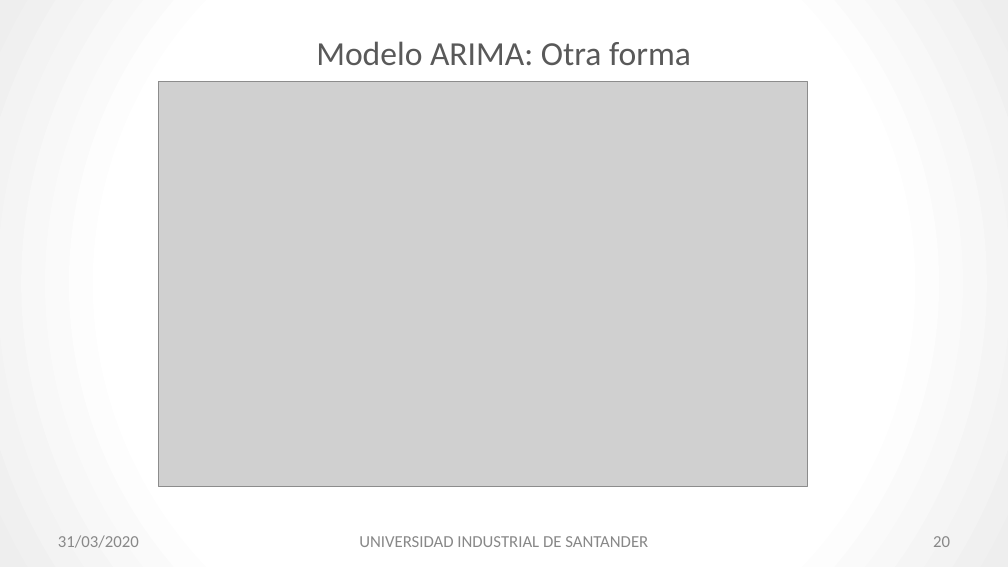
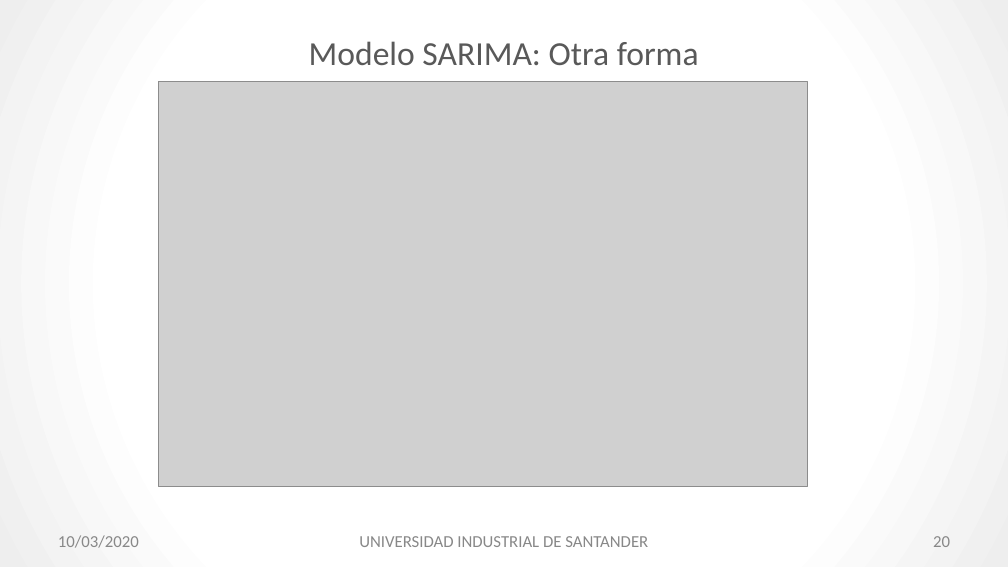
Before and after one commit to Jamf05/2019-2-simulacion-digital-proyecto, a slide deck: slide 20 of PREDICCIÓN DE ENTRADA DE EXTRANJEROS EN COLOMBIA POR MEDIO DE SERIES DE TIEMPO.pptx. Drawn at 1008x567 pixels with LibreOffice and Linux fonts; fonts in the diff are those of the drawing; grey boxes stand for pictures. Boxes give left, top, right and bottom in pixels: in the first picture for what was removed or moved away, otherwise in the second. Text is boxed around its words. In the diff, an @@ line names an element or a change of style, - is before the commit and + after.

```diff
--- a/PREDICCIÓN DE ENTRADA DE EXTRANJEROS EN COLOMBIA POR MEDIO DE SERIES DE TIEMPO.pptx
+++ b/PREDICCIÓN DE ENTRADA DE EXTRANJEROS EN COLOMBIA POR MEDIO DE SERIES DE TIEMPO.pptx
@@ title at (x1=309, y1=41, x2=699, y2=65): text changed @@
-Modelo ARIMA: Otra forma
+Modelo SARIMA: Otra forma
@@ text at (x1=58, y1=535, x2=139, y2=548): text changed @@
-31/03/2020
+10/03/2020
```
Also in this commit, not shown: 31 other slides changed, 1 other file.
